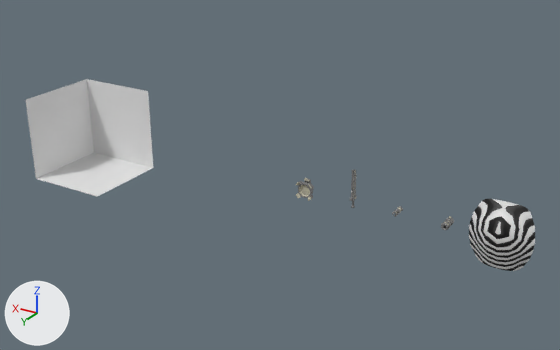
A saved change to the Blender file Blender/ItemsandWeapons.blend.
Before and after are seen from a 50 mm lens placed at (-2.98, 12.8, 6.52), pointed at (4.83, -0.22, 0.01). The lights are fixed; the arrows at lower left show +X, +Y and +Z. The older version comes first.

Names of what the first picture shows: 'IconRenderSpot', 'LaserShield' and 4 more.
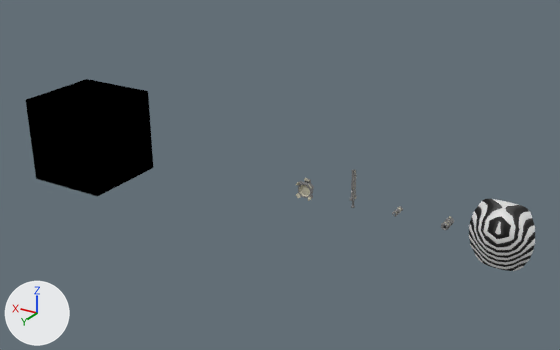
Location of each change, (x1, y1, x2, y2) in pixels of the pictures (560 x 350 px):
'IconRenderSpot', recoloured, shading changed (white to black): (26, 79, 153, 196) in both

Patch to the scene script:
```diff
--- a/Blender/ItemsandWeapons.blend.py
+++ b/Blender/ItemsandWeapons.blend.py
@@ mat_material @@
+mat_material = emission_material('Material')
+mat_material.base_color = (0.0, 0.0, 0.0)  # black #000000
@@ me_cube_001 @@
 me_cube_001.from_pydata(...)  # 7 vertices, 3 faces; spans x -1.0..1.0, y -1.0..1.0, z -1.0..1.0
 # used by ob_iconrenderspot; location = (10.0, 0.0, 0.0)
+# me_cube_001 part 1: all faces are now shaded smooth (3 of 3 changed)
+me_cube_001.materials.append(mat_material)  # black #000000
```
